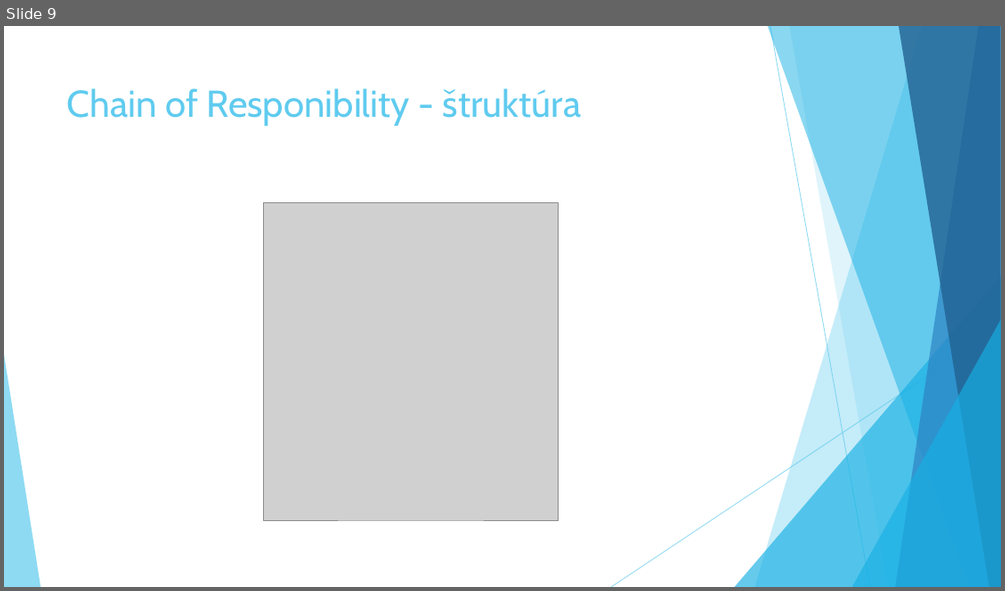
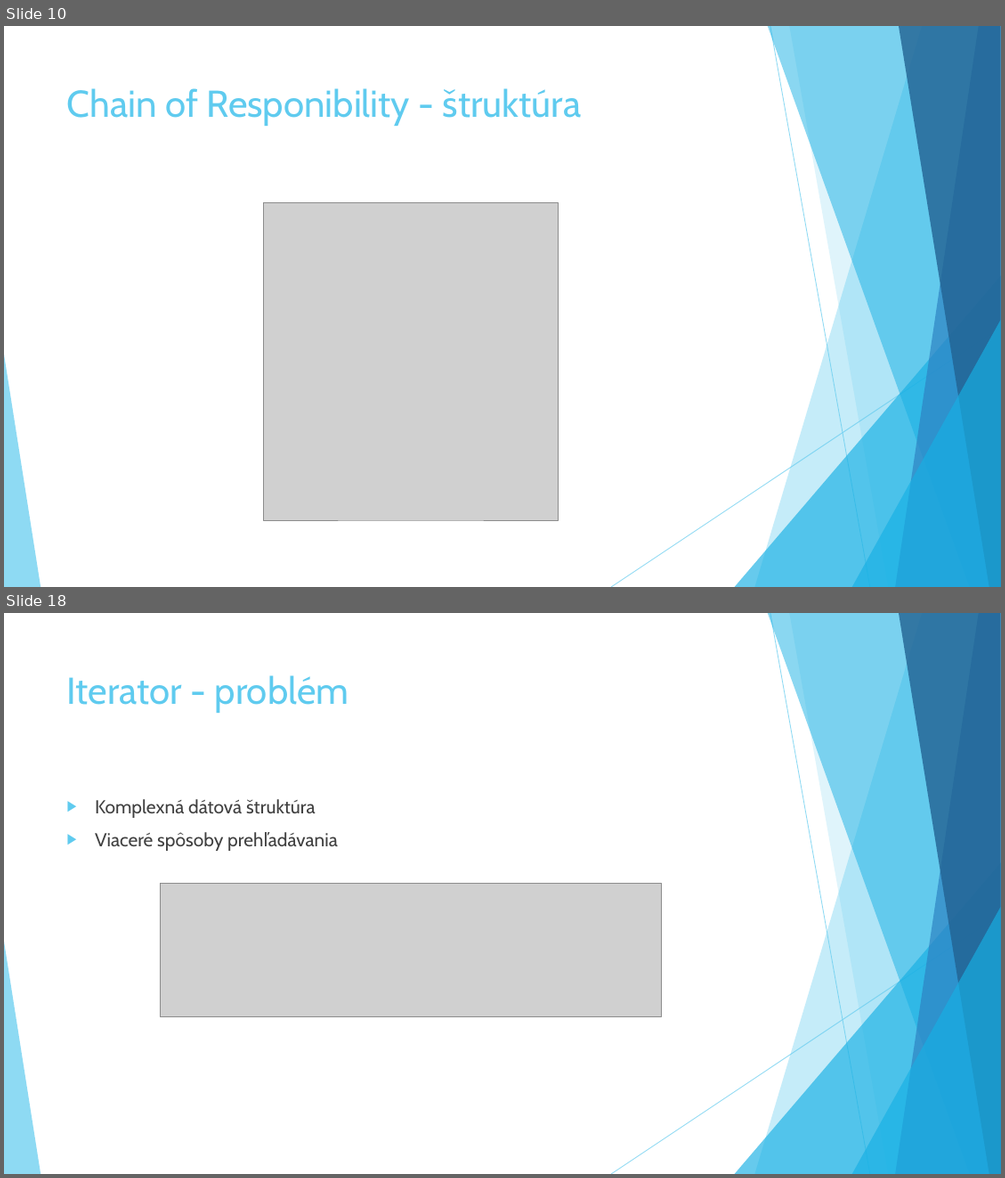
Before and after one commit to Rokulus/ASOS_prezentacia3, a slide deck: Behavioral_Design_Patterns.pptx. Shown one above the other, each under a label of ours: slide 9 before the commit, slides 10 and 18 after it; the slides between them are not shown. The pictures are 1005x591 and 1005x1178 pixels, drawn with LibreOffice and Linux fonts; fonts in the diff are those of the drawing; grey boxes stand for pictures. Boxes give left, top, right and bottom in pixels: in the first picture for what was removed or moved away, otherwise in the second. Text is boxed around its words. In the diff, an @@ line names an element or a change of style, - is before the commit and + after.

Commit message:
Added Design Pattern, Iterator, Interpreter, Command to presentation

```diff
--- a/Behavioral_Design_Patterns.pptx
+++ b/Behavioral_Design_Patterns.pptx
@@ slide 18 added at (x1=4, y1=613, x2=1001, y2=1174), background #FFFFFF; not listed: 10 template elements that a slide beside it also shows @@
@@ title added at (x1=67, y1=675, x2=349, y2=713), 36 pt, text #5FCBEF @@
+Iterator - problém
@@ text added at (x1=95, y1=799, x2=316, y2=851), 18 pt, text #404040 @@
+▶ Komplexná dátová štruktúra
+▶ Viaceré spôsoby prehľadávania
@@ picture added at (x1=161, y1=883, x2=662, y2=1017) @@
@@ what was slide 9 is now slide 10 @@
```
Also in this commit, not shown: 1 slide changed, 13 other slides added.
